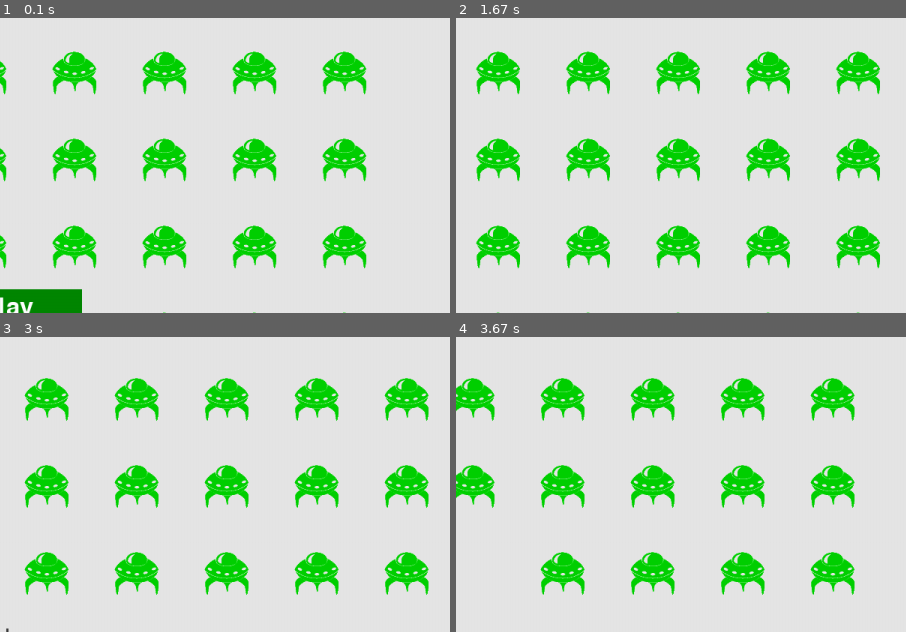
Above: before the commit, frames 1-4 (two rows, left to right).
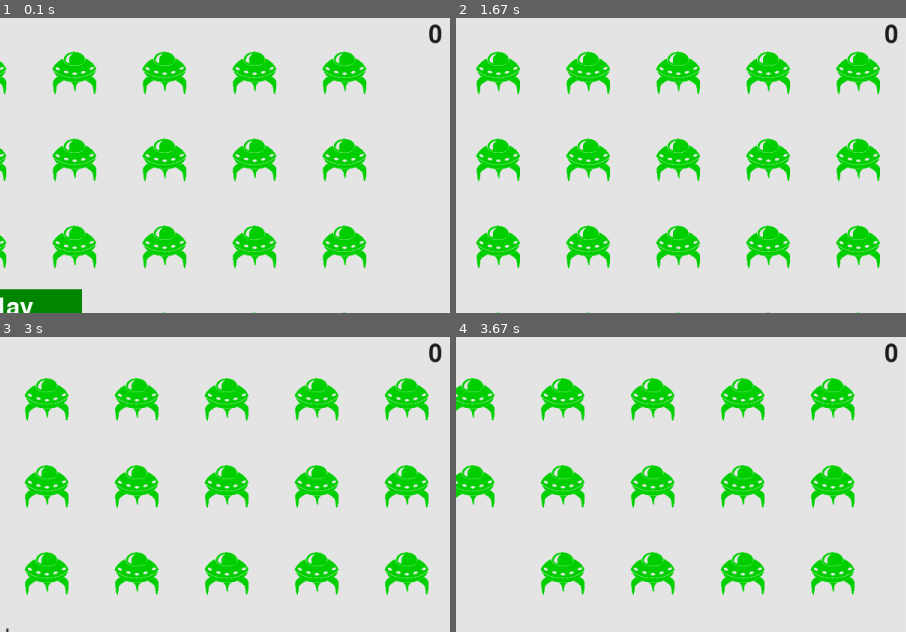
Above: after the commit, the same moments.

Repository: CodeP2/Alien-Invasion-Pygame
Game: pygame game, started from alien_invasion.py
The game is run twice, just before and just after one commit, with the same random seed, the same clock (stepped at 60 frames per second) and the same inputs.
Inputs:
- Up to frame 1 (0.1 s): no input
- Up to frame 2 (1.67 s): click "Play" at 0.38 s; tap Space at 0.67 s; hold D 1-1.47 s; hold D from 1.5 s (still down)
- Up to frame 3 (3 s): release D at 1.97 s; hold A 2-2.53 s; hold A 2.57-2.97 s
- Up to frame 4 (3.67 s): hold D 3-3.63 s
The pictures show only the part of the screen within x 49-99%, y 0-50%; the shares and areas given below are measured in that part.

The runs differ from the first frame. In frame 1, 0.1% of the frame differs, in the area x 95-99%, y 2-9%; in frame 2, 0.1%; in frame 3, 0.1%; in frame 4, 0.1%.

Commit message:
draw scoreboard to the screen (not counting a score yet)

Diff:
--- a/alien_invasion.py
+++ b/alien_invasion.py
@@ -219,6 +219,9 @@
         self.ship.blitime()
         self.aliens.draw(self.screen)
 
+        # Draw the score information.
+        self.sb.show_score()
+
         # Draw the play button if the game is inactive.
         if not self.game_active:
             self.play_button.draw_button()
